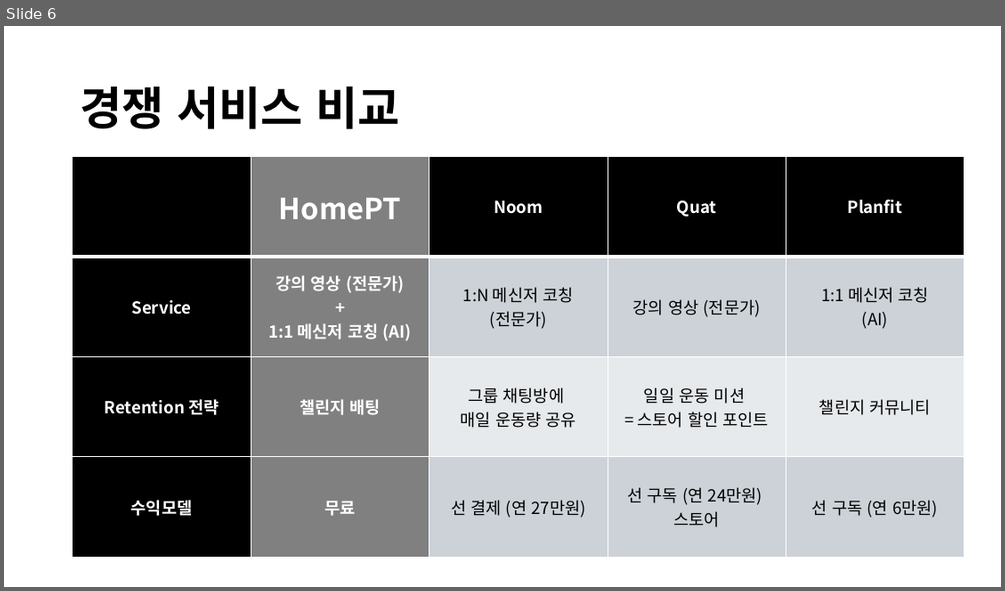
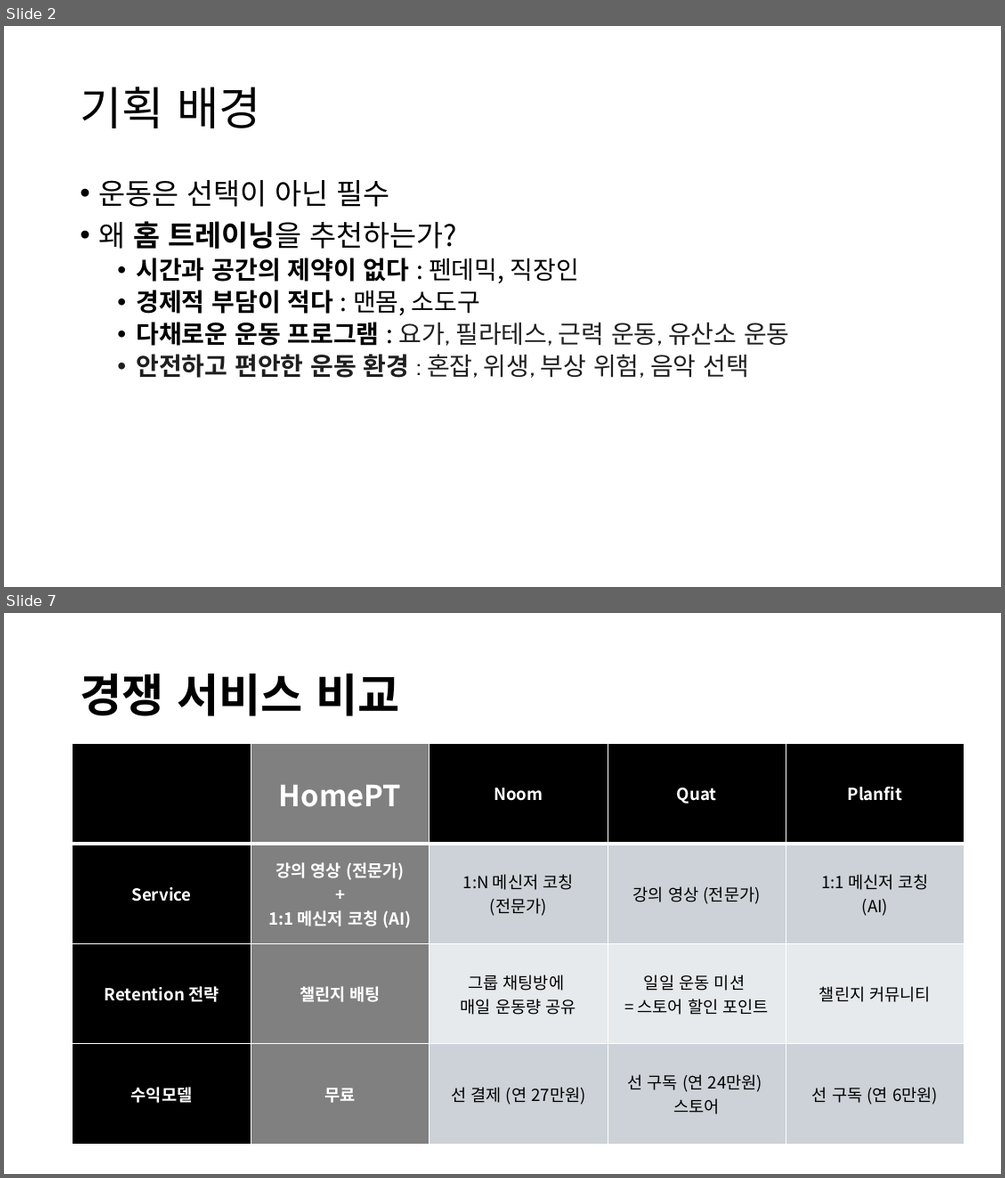
Before and after one commit to Brian-Hong-KR/Gymunity, a slide deck: Doc/프로젝트발표.pptx. Shown one above the other, each under a label of ours: slide 6 before the commit, slides 2 and 7 after it; the slides between them are not shown. The pictures are 1005x591 and 1005x1178 pixels, drawn with LibreOffice and Linux fonts; fonts in the diff are those of the drawing. Boxes give left, top, right and bottom in pixels: in the first picture for what was removed or moved away, otherwise in the second. Text is boxed around its words. In the diff, an @@ line names an element or a change of style, - is before the commit and + after.

```diff
--- a/Doc/프로젝트발표.pptx
+++ b/Doc/프로젝트발표.pptx
@@ slide 2 added at <box>4,26,1001,587</box>, background #FFFFFF @@
@@ title added at <box>80,87,260,128</box>, 44 pt, text #000000 @@
+기획 배경
@@ text added at <box>98,180,790,378</box>, 24 pt, text #000000 @@
+• 운동은 선택이 아닌 필수
+• 왜 홈 트레이닝을 추천하는가?
+  • 시간과 공간의 제약이 없다 : 펜데믹, 직장인
+  • 경제적 부담이 적다 : 맨몸, 소도구
+  • 다채로운 운동 프로그램 : 요가, 필라테스, 근력 운동, 유산소 운동
+  • 안전하고 편안한 운동 환경 : 혼잡, 위생, 부상 위험, 음악 선택
@@ what was slide 6 is now slide 7 @@
```
Also in this commit, not shown: 7 slides changed, 1 other slide added, 29 other files.
